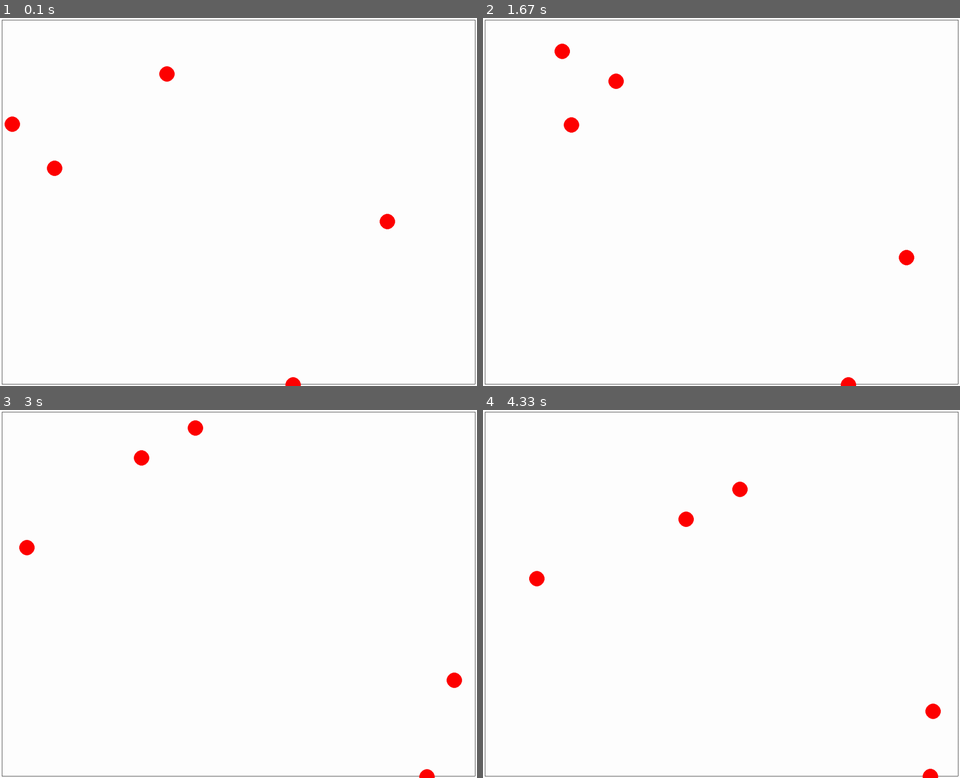
Above: before the commit, frames 1-4 (two rows, left to right).
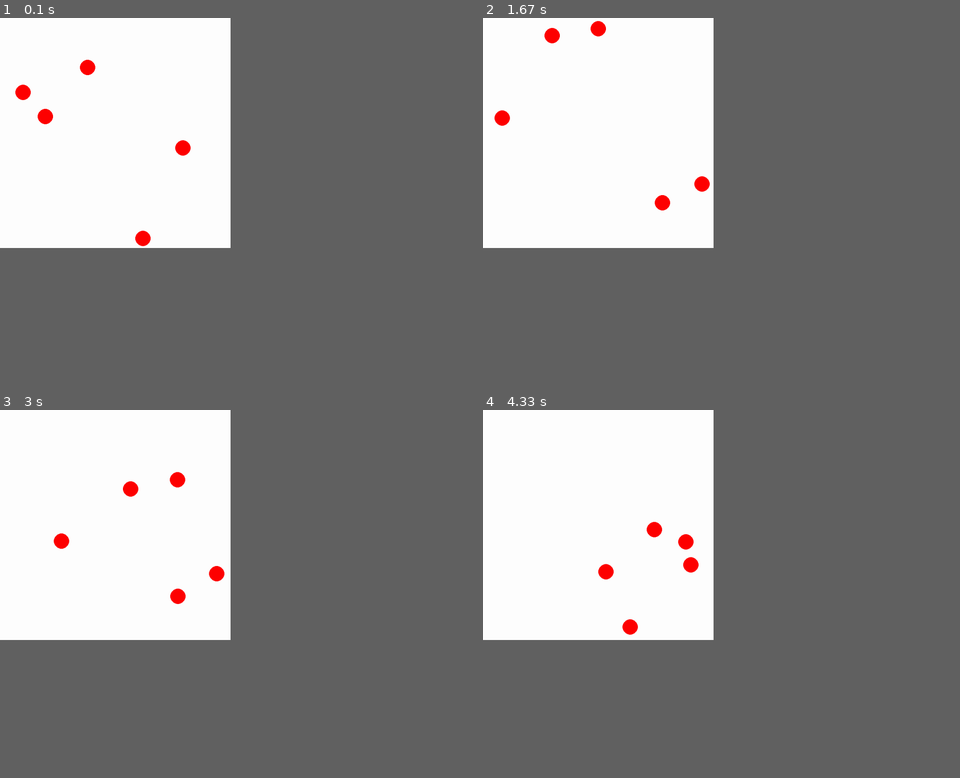
Above: after the commit, the same moments.

Repository: ppkh/GA_pygame_project
Game: pygame game, started from main.py
Same seed, same stepped clock (60 frames per second), same inputs: the game is played once before the commit and once after it.
Inputs:
- Up to frame 1 (0.1 s): no input
- Up to frame 2 (1.67 s): no input
- Up to frame 3 (3 s): no input
- Up to frame 4 (4.33 s): no input
In our replay, the window is 900x696 before the commit and 435x435 after it. These sizes can differ from the game's own. Grey fills any space a smaller window leaves; there, only what the larger window draws over its background counts as a difference.

The runs differ from the first frame. In frame 1, 2.1% of the frame differs, in the area x 0-100%, y 0-100%; in frame 2, 2.1%; in frame 3, 2.1%; in frame 4, 2.1%.

Commit message:
Adaptive screen and balance of enemies

Diff:
--- a/main.py
+++ b/main.py
@@ -1,4 +1,5 @@
 import pygame
+from pygame import *
 import random
 import os
 import sys
@@ -39,7 +40,7 @@
             self.vy = random.randrange(-2, 2)
 
     def update(self):
-        #self.rect = self.rect.move(self.vx, self.vy)
+        # self.rect = self.rect.move(self.vx, self.vy)
 
         if pygame.sprite.spritecollideany(self, horizontal_borders):
             self.vy = -self.vy
@@ -53,52 +54,77 @@
         if pygame.sprite.spritecollideany(self, enemy_circles):
             for i in pygame.sprite.groupcollide(curcircle, enemy_circles, False, False)[self]:
                 i.vx, i.vy, self.vx, self.vy = self.vx, self.vy, i.vx, i.vy
-                #if not (
-                #        pygame.sprite.spritecollideany(self, horizontal_borders)
-                #        or pygame.sprite.spritecollideany(self, vertical_borders)):
-                #    i.rect = i.rect.move(i.vx, i.vy)
-                #    self.rect = self.rect.move(self.vx, self.vy)
         curcircle.empty()
         circles.add(self)
-        # if pygame.sprite.spritecollideany(self, enemy_circles) and not (
-        #        pygame.sprite.spritecollideany(self, horizontal_borders)
-        #        or pygame.sprite.spritecollideany(self, vertical_borders)):
-        #    self.rect = self.rect.move(self.vx, self.vy)
+        # if self.rect.x >= width or self.rect.y >= height or self.rect.x <= 0 or self.rect.y <= 0:
+        #    self.rect = pygame.Rect(random.randint(30, width - 30), random.randint(30, width - 30), 2 * self.radius,
+        #                            2 * self.radius)
+        if self.rect.x <= 0:
+            self.rect.x = 50
+        if self.rect.y <= 0:
+            self.rect.y = 50
+        if self.rect.x >= width:
+            self.rect.x = width - 50
+        if self.rect.y >= height:
+            self.rect.y = height - 50
 
 
 class Border(pygame.sprite.Sprite):
     def __init__(self, x1, y1, x2, y2):
         super().__init__(all_sprites)
+        self.x1 = x1
+        self.y1 = y1
+        self.x2 = x2
+        self.y2 = y2
         if x1 == x2:
             self.add(vertical_borders)
-            self.image = pygame.Surface([1, y2 - y1])
+            self.image = pygame.Surface([0, y2 - y1])
+            self.rect = None
             self.rect = pygame.Rect(x1, y1, 1, y2 - y1)
         else:
             self.add(horizontal_borders)
-            self.image = pygame.Surface([x2 - x1, 1])
+            self.image = pygame.Surface([x2 - x1, 0])
+            self.rect = None
             self.rect = pygame.Rect(x1, y1, x2 - x1, 1)
 
 
 if __name__ == '__main__':
     pygame.init()
-    width = 1240
-    height = 960
+    width = 600
+    height = 600
     size = width, height
-    screen = pygame.display.set_mode(size)
+    screen = pygame.display.set_mode(size, RESIZABLE)
     clock = pygame.time.Clock()
     Border(5, 5, width - 5, 5)
     Border(5, height - 5, width - 5, height - 5)
     Border(5, 5, 5, height - 5)
     Border(width - 5, 5, width - 5, height - 5)
     Enemy_balls = []
-    for i in range(5):
-        Enemy_balls.append(Enemy(20, random.randint(20, width - 20), random.randint(20, height - 20)))
+    for i in range(width * height // 72000):
+        Enemy_balls.append(Enemy(20, random.randint(50, width - 50), random.randint(50, height - 50)))
     running = True
     while running:
         screen.fill('white')
         for event in pygame.event.get():
             if event.type == pygame.QUIT:
                 running = False
+            if event.type == pygame.VIDEORESIZE:
+                screen = pygame.display.set_mode((event.w, event.h), pygame.RESIZABLE)
+
+                width, height = event.w, event.h
+                Enemy_balls.clear()
+                for i in enemy_circles:
+                    i.kill()
+                enemy_circles.empty()
+                for i in range(width * height // 72000):
+                    Enemy_balls.append(Enemy(20, random.randint(50, width - 50), random.randint(50, height - 50)))
+
+                horizontal_borders.empty()
+                vertical_borders.empty()
+                Border(5, 5, width - 5, 5)
+                Border(5, height - 5, width - 5, height - 5)
+                Border(5, 5, 5, height - 5)
+                Border(width - 5, 5, width - 5, height - 5)
 
         all_sprites.draw(screen)
         all_sprites.update()
